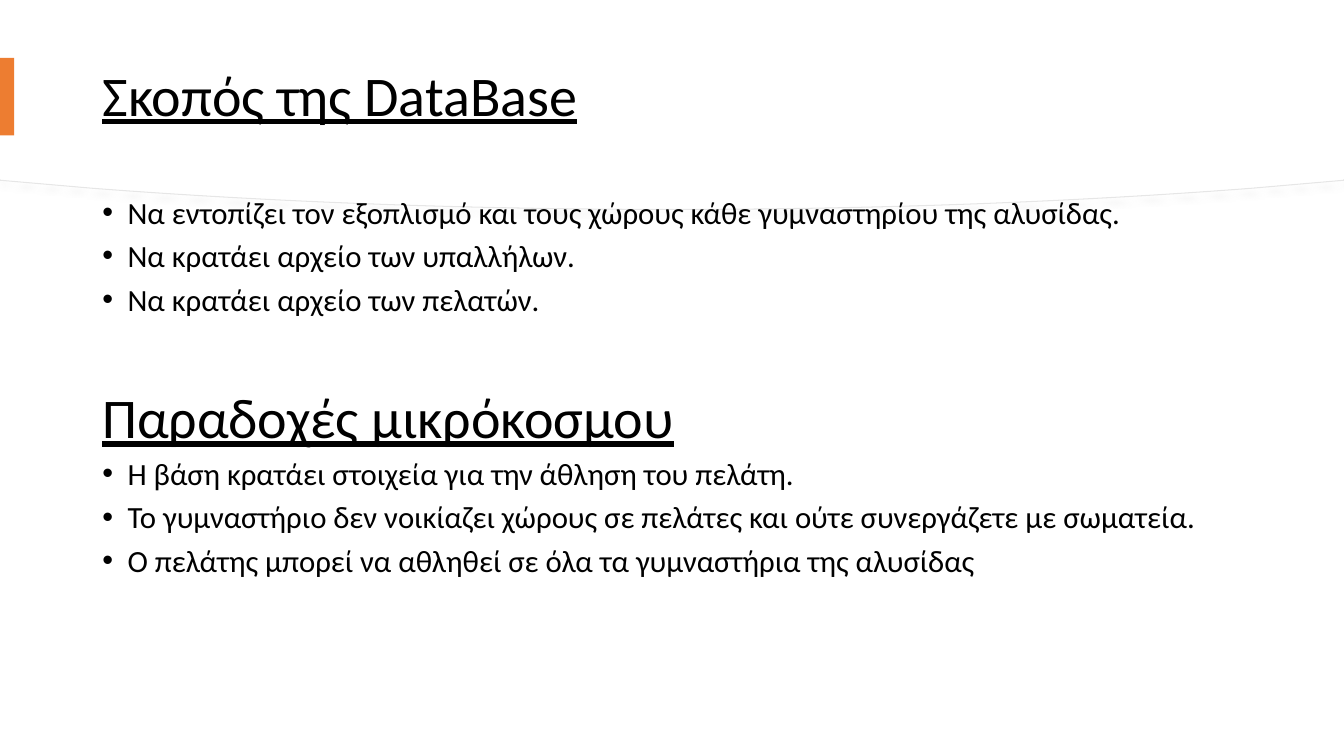
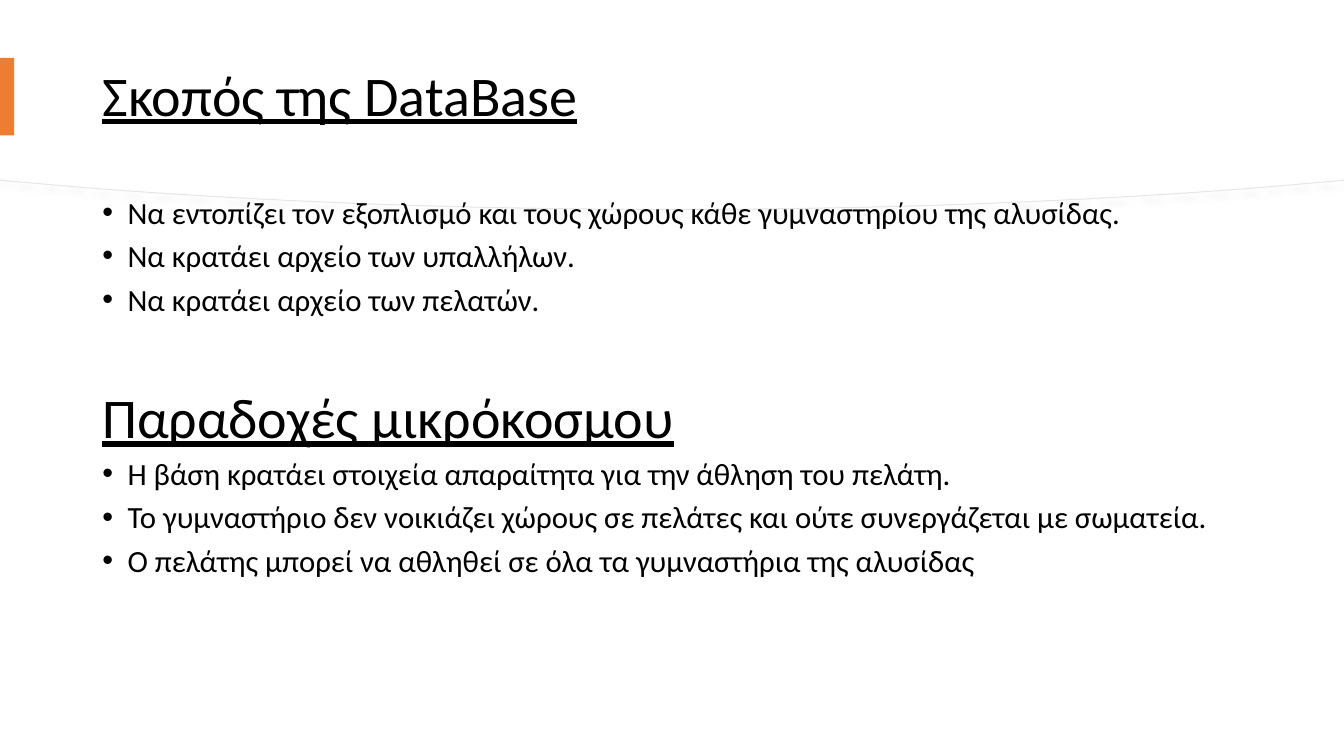
Before and after one commit to Apo-P/GymDatabase, a slide deck: slide 2 of Anafores/gym_db_V4.pptx. Drawn at 1344x756 pixels with LibreOffice and Linux fonts; fonts in the diff are those of the drawing. Boxes give left, top, right and bottom in pixels: in the first picture for what was removed or moved away, otherwise in the second. Text is boxed around its words. In the diff, an @@ line names an element or a change of style, - is before the commit and + after.

```diff
--- a/Anafores/gym_db_V4.pptx
+++ b/Anafores/gym_db_V4.pptx
@@ text at (128,463,1206,533): text changed @@
-• Η βάση κρατάει στοιχεία για την άθληση του πελάτη.
-• Το γυμναστήριο δεν νοικίαζει χώρους σε πελάτες και ούτε συνεργάζετε με σωματεία.
+• Η βάση κρατάει στοιχεία απαραίτητα για την άθληση του πελάτη.
+• Το γυμναστήριο δεν νοικιάζει χώρους σε πελάτες και ούτε συνεργάζεται με σωματεία.
```
Also in this commit, not shown: 2 other slides changed, 1 slide removed, 8 other files.
